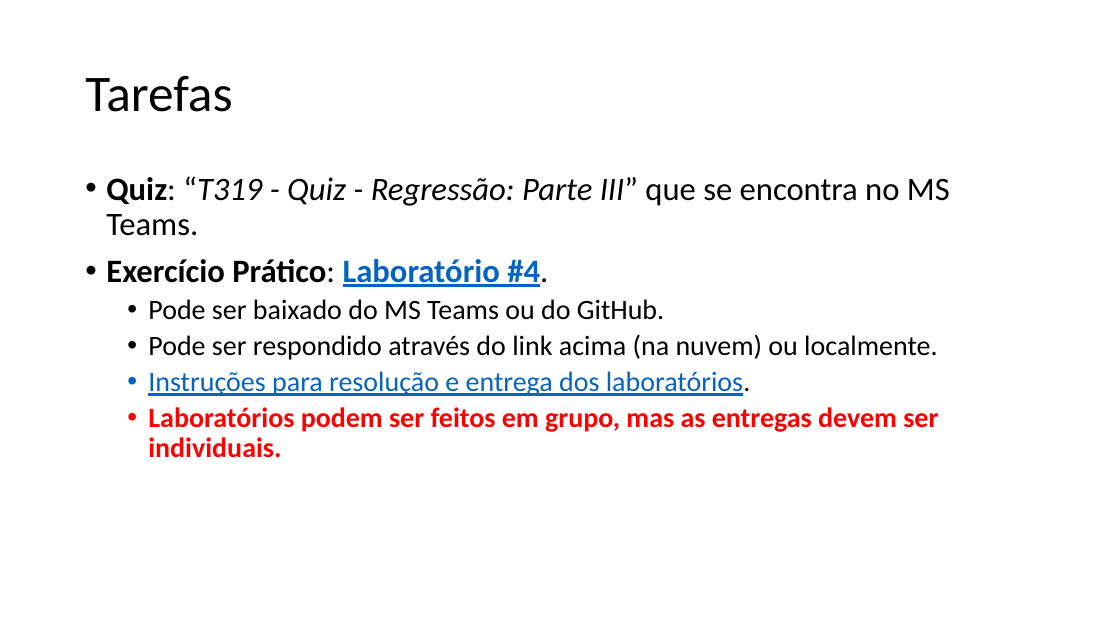
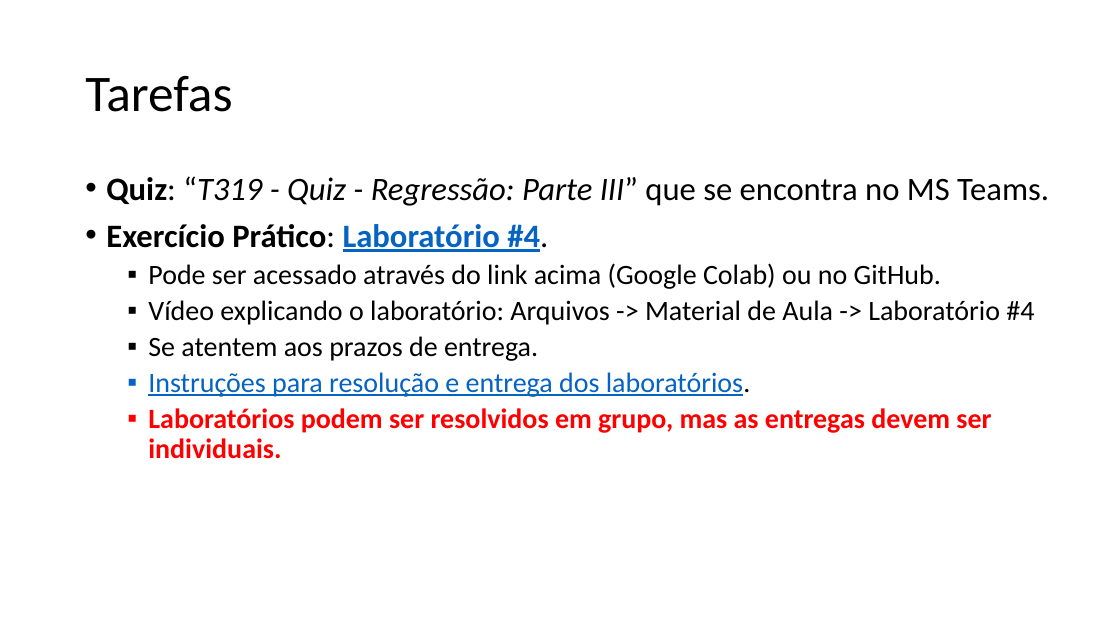
Before and after one commit to zz4fap/t319_aprendizado_de_maquina, a slide deck: slide 11 of slides/T319_Regressão_Linear (Parte III).pptx. Drawn at 1120x630 pixels with LibreOffice and Linux fonts; fonts in the diff are those of the drawing. Boxes give left, top, right and bottom in pixels: in the first picture for what was removed or moved away, otherwise in the second. Text is boxed around its words. In the diff, an @@ line names an element or a change of style, - is before the commit and + after.

```diff
--- a/slides/T319_Regressão_Linear (Parte III).pptx
+++ b/slides/T319_Regressão_Linear (Parte III).pptx
@@ text at (148, 263, 1034, 361): text changed @@
-  • Pode ser baixado do MS Teams ou do GitHub.
-  • Pode ser respondido através do link acima (na nuvem) ou localmente.
+  ▪ Pode ser acessado através do link acima (Google Colab) ou no GitHub.
+  ▪ Vídeo explicando o laboratório: Arquivos -> Material de Aula -> Laboratório #4
+  ▪ Se atentem aos prazos de entrega.
@@ text at (148, 408, 991, 459): text changed @@
-  • Laboratórios podem ser feitos em grupo, mas as entregas devem ser individuais.
+  ▪ Laboratórios podem ser resolvidos em grupo, mas as entregas devem ser individuais.
```
Also in this commit, not shown: 2 other files.
